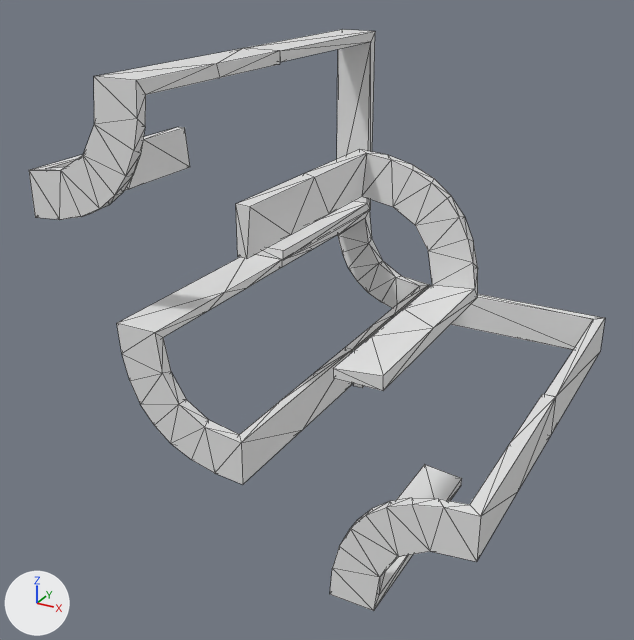
Renders of the OBJ model data/bmc/SET_4W2C/t_408.obj from each side of a commit.
Camera for both pictures: a camera (50 mm lens) standing at (0.866, -1.765, 0.74) and looking at (-0.059, -0.083, -0.101). The axes (+X, +Y, +Z) are drawn at lower left. The lights are the same throughout. Mesh edges are drawn as thin lines. Where no turn or scale is listed for an object, it has been applied to the vertices.

In view in the first picture: 't_408'.
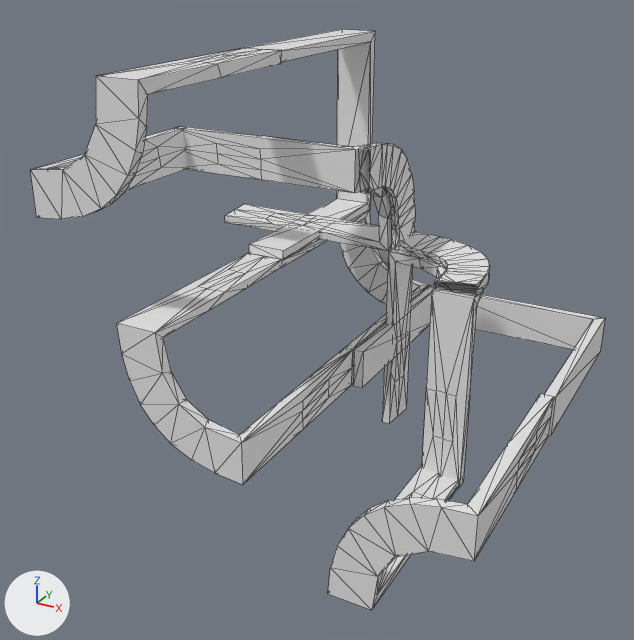
Location of each change, [x1, y1, x2, y2] in pixels of the pictures (634 x 640 px):
't_408', reshaped
    before: [29, 29, 605, 611]
    after: [30, 29, 605, 610]
part 1 of me_t_408, rebuilt
    before: [29, 48, 280, 220]
    after: [30, 48, 282, 219]
part 2 of me_t_408, added
    after: [181, 126, 490, 488]
part 3 of me_t_408, added
    after: [328, 394, 554, 610]
part 4 of me_t_408, deleted
    before: [236, 149, 556, 611]
part 5 of me_t_408, built on
    before: [118, 255, 429, 484]
    after: [118, 253, 429, 484]

The edits, one by one:
me_t_408 is used by ob_t_408; location (0.0, 0.0, 0.0).
me_t_408 had 245 vertices, 474 faces and spanned x -0.5..0.5, y -0.5..0.5, z -0.5..0.5.
me_t_408 now has 591 vertices, 1136 faces and spans x -0.5..0.5, y -0.5..0.5, z -0.501..0.501.
me_t_408 part 1: the loose piece of 44 vertices spanning x -0.5..-0.2, y -0.5..0.0, z 0.2..0.5 is rebuilt with 72 vertices and now spans x -0.496..-0.196, y -0.5..0.0, z 0.201..0.501.
me_t_408 part 2: a new loose piece of 276 vertices spanning x -0.5..0.301, y -0.014..0.287, z -0.5..0.301.
me_t_408 part 3: a new loose piece of 72 vertices spanning x 0.196..0.496, y -0.5..0.0, z -0.501..-0.201.
Part 4, on me_t_408:
86 vertices are removed from x 0.004..0.5, y -0.5..0.0, z -0.5..0.299.
168 faces are deleted.
Part 5, on me_t_408:
38 faces are deleted.
35 vertices are added at x -0.279..-0.004, y -0.25..0.25, z -0.274..0.001.
12 new vertices lie (0.0, 0.125, 0.0) away from vertices in x -0.279..-0.004, y -0.25..0.125, z -0.274..0.001.
9 new vertices lie (0.0, 0.118, 0.0) away from vertices in x -0.278..-0.027, y -0.237..0.119, z -0.273..-0.022.
152 new faces join them.
